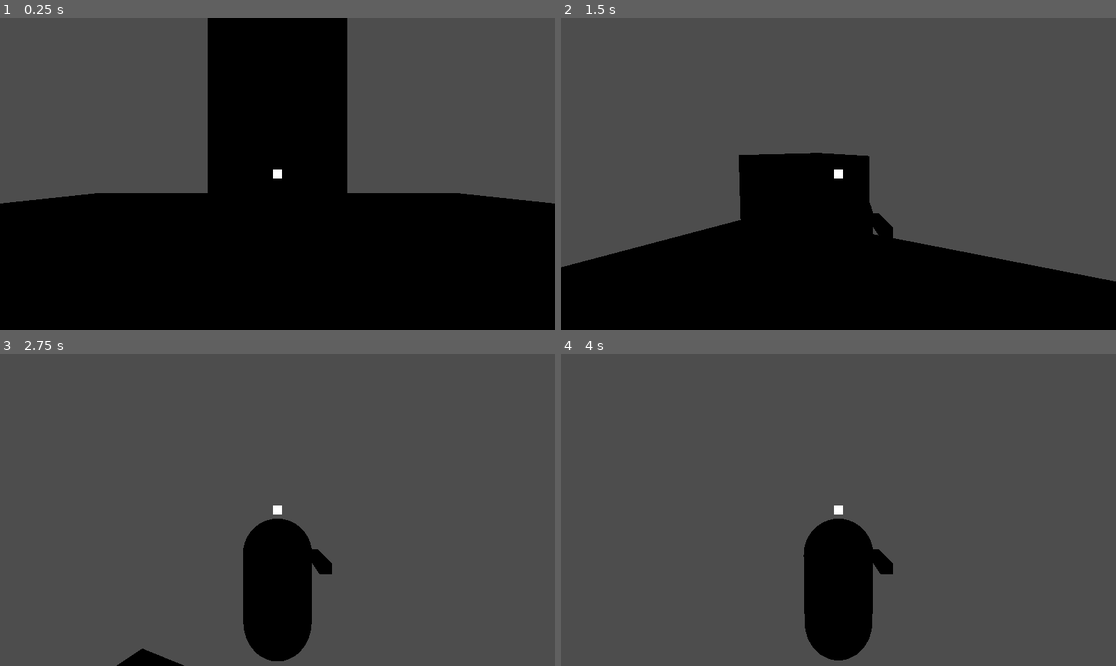
Above: before the commit, frames 1-4 (two rows, left to right).
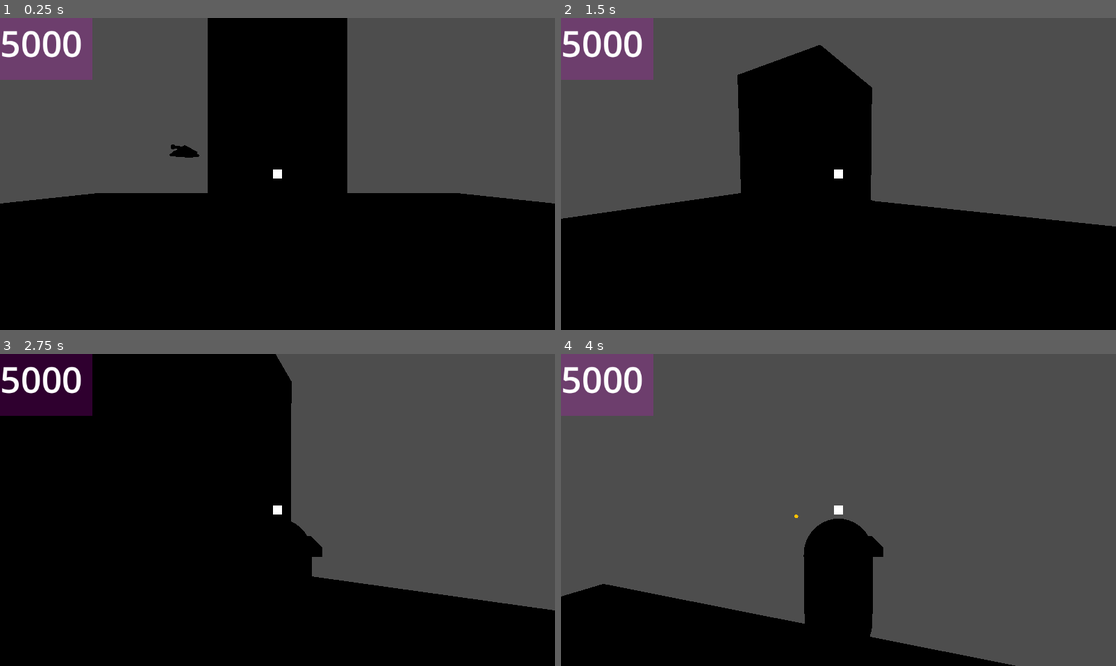
Above: after the commit, the same moments.

Repository: tnt4snivy/MechGame
Game: Godot game, scene res://scenes/test.tscn
Two runs of this game, one before a commit and one after it. Both use one fixed random seed, a clock stepped at 60 frames per second and the inputs below. The project has no main scene, so this scene is started directly.
Inputs (mouse positions are in pixels of both pictures, inside the frame that each line leads up to):
- Up to frame 1 (0.25 s): no input
- Up to frame 2 (1.5 s): move the mouse to (960, 158) at 0.52 s; hold D (right) 0.53-1.28 s; hold Space (boost) 0.53-1.28 s; tap Shift (jump) at 0.77 s; click (960, 158) at 0.8 s; move the mouse to (810, 174) at 1.27 s; hold W (forward) from 1.28 s (still down); click (810, 174) at 1.35 s
- Up to frame 3 (2.75 s): keep holding W (forward); tap Shift (jump) at 1.52 s; tap Space (boost) at 1.55 s; move the mouse to (288, 503) at 2.02 s; hold Space (boost) from 2.03 s (still down); click (288, 503) at 2.3 s
- Up to frame 4 (4 s): keep holding W (forward); move the mouse to (832, 516) at 2.77 s; release Space (boost) at 2.78 s; click (832, 516) at 2.85 s; tap Shift (jump) at 3.02, 3.77 s; tap Space (boost) at 3.05 s; move the mouse to (877, 513) at 3.52 s; hold Space (boost) from 3.53 s (still down); click (877, 513) at 3.8 s

The runs differ from the first frame. In frame 1, 3.4% of the frame differs, in the area x 0-36%, y 0-45%; in frame 2, 20%; in frame 3, 59%, in the area x 0-100%, y 0-100%; in frame 4, 14%.

Commit message:
added tab=nk enemy with model

Diff:
--- /dev/null
+++ b/TankEnemy.gd
@@ -0,0 +1,85 @@
+extends CharacterBody3D
+
+enum State{
+	IDLE,
+	COMBAT
+}
+
+@onready var player=get_parent().get_node("Player")
+var bullet=load("res://scenes/bullet.tscn")
+
+var bullet_instance
+
+@onready var gun=$blockbench_export/Node/gun
+@onready var end_of_gun=$blockbench_export/Node/gun/EndOfGun
+@onready var nav = $NavigationAgent3D
+
+
+@export var health=20
+@export var speed=3.5
+
+var current_state=State.IDLE
+var whatHitMe
+var accel=20
+
+var gravity = ProjectSettings.get_setting("physics/3d/default_gravity")
+
+func _physics_process(delta):
+	var direction=Vector3()
+	if not is_on_floor():
+		velocity.y -= gravity*delta
+	match  current_state:
+		State.IDLE:
+			idle()
+		State.COMBAT:
+			combat()
+			nav.target_position=player.global_position
+			direction=nav.get_next_path_position()-global_position
+			direction=direction.normalized()
+			velocity=velocity.lerp(direction*speed, accel*delta)
+	move_and_slide()
+
+
+
+func idle():
+	#gun.rotation=Vector3(0,0,0)
+	$ShootTimer.stop()
+
+func combat():
+	self.look_at(player.global_position)
+	self.rotation.x=0
+	gun.look_at(player.global_position, Vector3.UP)
+	gun.rotation.x-=deg_to_rad(90)
+	#gun.rotation.z=0
+	if $ShootTimer.is_stopped():
+		shoot()
+		$ShootTimer.start()
+
+
+
+func _on_player_detector_body_entered(body):
+	if body.is_in_group("Player"):
+		current_state=State.COMBAT
+
+
+func _on_player_detector_body_exited(body):
+	if body.is_in_group("Player"):
+		current_state=State.IDLE
+
+func shoot():
+	bullet_instance=bullet.instantiate()
+	bullet_instance.position=end_of_gun.global_position
+	bullet_instance.transform.basis=end_of_gun.global_transform.basis
+	get_parent().add_child(bullet_instance)
+
+func _on_shoot_timer_timeout():
+	shoot()
+
+
+func _on_hurtbox_area_entered(area):
+	whatHitMe=area.get_parent()
+	if whatHitMe.is_in_group("Projectiles") and whatHitMe!=self:
+		health-=whatHitMe.damage
+		print("ow")
+	if health==0:
+		queue_free()
--- a/scenes/bullet.gd
+++ b/scenes/bullet.gd
@@ -1,6 +1,7 @@
 extends Node3D
 
 const SPEED=20
+@export var damage=5
 
 func _process(delta):
 	position+= transform.basis * Vector3(0,0, -SPEED) *delta
--- a/scenes/bullet.tscn
+++ b/scenes/bullet.tscn
@@ -15,7 +15,7 @@
 [sub_resource type="SphereShape3D" id="SphereShape3D_u31o8"]
 radius = 0.2
 
-[node name="Bullet" type="Node3D"]
+[node name="Bullet" type="Node3D" groups=["Projectiles"]]
 script = ExtResource("1_uo6v4")
 
 [node name="MeshInstance3D" type="MeshInstance3D" parent="."]
--- a/scenes/player.gd
+++ b/scenes/player.gd
@@ -7,11 +7,15 @@
 var BOOST_ACCELERATION=0.5
 var HORIZONTAL_BOOST_SPEED=2
 var bullet_instance
+var whatHitMe
+
+@export var HP=50
 
 @onready var pivot=$CameraOrigin
 @onready var sens=0.1
 @onready var gun = $CameraOrigin/SpringArm3D/Camera3D/Gun
 @onready var gun_barrel = $CameraOrigin/SpringArm3D/Camera3D/Gun/gunBarrel
+@onready var hp_label = $CameraOrigin/SpringArm3D/Camera3D/UI/HP
 
 
 var bullet=load("res://scenes/bullet.tscn")
@@ -42,7 +46,11 @@
 
 	if Input.is_action_pressed("boost"):
 		if not is_on_floor():
-			velocity.y+=BOOST_ACCELERATION
+			velocity.y+=BOOST_ACCELERATION/2
+			velocity.y=clamp(velocity.y, 0, MAX_BOOST_POWER)
+			SPEED+=HORIZONTAL_BOOST_SPEED/2
+		elif velocity.x==0 and velocity.z==0:
+			velocity.y+=BOOST_ACCELERATION/2
 			velocity.y=clamp(velocity.y, 0, MAX_BOOST_POWER)
 			SPEED+=HORIZONTAL_BOOST_SPEED/2
 		else:
@@ -71,3 +79,13 @@
 			get_parent().add_child(bullet_instance)
 
 	move_and_slide()
+
+
+
+func _on_hurtbox_area_entered(area):
+	whatHitMe=area.get_parent()
+	if whatHitMe.is_in_group("Projectiles") and whatHitMe!=self:
+		HP-=whatHitMe.damage
+		hp_label.text=str(HP*100)
+	if HP==0:
+		queue_free()
--- a/scenes/player.tscn
+++ b/scenes/player.tscn
@@ -16,7 +16,9 @@
 [sub_resource type="BoxMesh" id="BoxMesh_fp1bn"]
 material = SubResource("StandardMaterial3D_tgom4")
 
-[node name="Player" type="CharacterBody3D"]
+[sub_resource type="CapsuleShape3D" id="CapsuleShape3D_pdubj"]
+
+[node name="Player" type="CharacterBody3D" groups=["Player"]]
 script = ExtResource("1_tcipt")
 
 [node name="MeshInstance3D" type="MeshInstance3D" parent="."]
@@ -36,6 +38,7 @@
 transform = Transform3D(1, 0, 0, 0, 1, 0, 0, 0, 1, 0, 0, 3)
 
 [node name="Gun" type="Node3D" parent="CameraOrigin/SpringArm3D/Camera3D"]
+transform = Transform3D(0.999848, 0.000913388, 0.0174285, 0, 0.99863, -0.052336, -0.0174524, 0.052328, 0.998477, 0, 0, -0.325575)
 
 [node name="MeshInstance3D" type="MeshInstance3D" parent="CameraOrigin/SpringArm3D/Camera3D/Gun"]
 transform = Transform3D(0.168895, 0, 0, 0, 0.145053, 0, 0, 0, 1, 0.648227, -0.790803, -3.22718)
@@ -52,7 +55,7 @@
 grow_horizontal = 2
 grow_vertical = 2
 
-[node name="ColorRect" type="ColorRect" parent="CameraOrigin/SpringArm3D/Camera3D/UI"]
+[node name="Crosshair" type="ColorRect" parent="CameraOrigin/SpringArm3D/Camera3D/UI"]
 layout_mode = 1
 anchors_preset = 8
 anchor_left = 0.5
@@ -65,3 +68,23 @@
 offset_bottom = 10.0
 grow_horizontal = 2
 grow_vertical = 2
+
+[node name="ColorRect" type="ColorRect" parent="CameraOrigin/SpringArm3D/Camera3D/UI"]
+layout_mode = 0
+offset_right = 192.0
+offset_bottom = 128.0
+color = Color(1, 0, 1, 0.184314)
+
+[node name="HP" type="RichTextLabel" parent="CameraOrigin/SpringArm3D/Camera3D/UI"]
+layout_mode = 0
+offset_right = 192.0
+offset_bottom = 128.0
+theme_override_font_sizes/normal_font_size = 75
+text = "5000"
+
+[node name="Hurtbox" type="Area3D" parent="."]
+
+[node name="CollisionShape3D" type="CollisionShape3D" parent="Hurtbox"]
+shape = SubResource("CapsuleShape3D_pdubj")
+
+[connection signal="area_entered" from="Hurtbox" to="." method="_on_hurtbox_area_entered"]
--- /dev/null
+++ b/scenes/tank_enemy.tscn
@@ -0,0 +1,53 @@
+[gd_scene load_steps=6 format=3 uid="uid://4wn416bav7iu"]
+
+[ext_resource type="Script" path="res://TankEnemy.gd" id="1_hmxt1"]
+[ext_resource type="PackedScene" uid="uid://w460tb4vfh2q" path="res://models/tank.gltf" id="2_nb3b3"]
+
+[sub_resource type="BoxShape3D" id="BoxShape3D_mbvd8"]
+size = Vector3(1.3, 1, 2)
+
+[sub_resource type="SphereShape3D" id="SphereShape3D_ln52f"]
+radius = 15.0
+
+[sub_resource type="BoxShape3D" id="BoxShape3D_l4mr4"]
+size = Vector3(1.3, 0.9, 1.8)
+
+[node name="TankEnemy" type="CharacterBody3D"]
+script = ExtResource("1_hmxt1")
+speed = 3.0
+
+[node name="CollisionShape3D" type="CollisionShape3D" parent="."]
+transform = Transform3D(1, 0, 0, 0, 1, 0, 0, 0, 1, 0, 0.498412, 0)
+shape = SubResource("BoxShape3D_mbvd8")
+
+[node name="playerDetector" type="Area3D" parent="."]
+
+[node name="CollisionShape3D" type="CollisionShape3D" parent="playerDetector"]
+shape = SubResource("SphereShape3D_ln52f")
+
+[node name="ShootTimer" type="Timer" parent="."]
+wait_time = 1.5
+
+[node name="Hurtbox" type="Area3D" parent="."]
+
+[node name="CollisionShape3D" type="CollisionShape3D" parent="Hurtbox"]
+transform = Transform3D(1, 0, 0, 0, 1, 0, 0, 0, 1, 0, 0.490194, -0.00488651)
+shape = SubResource("BoxShape3D_l4mr4")
+
+[node name="NavigationAgent3D" type="NavigationAgent3D" parent="."]
+
+[node name="blockbench_export" parent="." instance=ExtResource("2_nb3b3")]
+transform = Transform3D(2000, 0, 0, 0, 2000, 0, 0, 0, 2000, 0, 0, 0)
+
+[node name="gun" parent="blockbench_export/Node" index="3"]
+transform = Transform3D(1, 0, 0, 0, 0, 1, 0, -1, 0, 2.72599e-21, 0.000357143, -0.000404762)
+
+[node name="EndOfGun" type="Marker3D" parent="blockbench_export/Node/gun" index="0"]
+transform = Transform3D(0.000333333, 0, 0, 0, 0, -0.000333333, 0, 0.000333333, 0, -2.72599e-21, 0.000174176, -4.76392e-06)
+
+[connection signal="body_entered" from="playerDetector" to="." method="_on_player_detector_body_entered"]
+[connection signal="body_exited" from="playerDetector" to="." method="_on_player_detector_body_exited"]
+[connection signal="timeout" from="ShootTimer" to="." method="_on_shoot_timer_timeout"]
+[connection signal="area_entered" from="Hurtbox" to="." method="_on_hurtbox_area_entered"]
+
+[editable path="blockbench_export"]
--- a/scenes/test.tscn
+++ b/scenes/test.tscn
@@ -1,6 +1,17 @@
-[gd_scene load_steps=6 format=3 uid="uid://dclxejxebkw1v"]
+[gd_scene load_steps=8 format=3 uid="uid://dclxejxebkw1v"]
 
 [ext_resource type="PackedScene" uid="uid://bvy6e3vd4m8fv" path="res://scenes/player.tscn" id="1_24tqo"]
+[ext_resource type="PackedScene" uid="uid://4wn416bav7iu" path="res://scenes/tank_enemy.tscn" id="2_cgncu"]
+
+[sub_resource type="BoxMesh" id="BoxMesh_c0fqy"]
+size = Vector3(5, 10, 5)
+
+[sub_resource type="ConcavePolygonShape3D" id="ConcavePolygonShape3D_p8cme"]
+data = PackedVector3Array(-2.5, 5, 2.5, 2.5, 5, 2.5, -2.5, -5, 2.5, 2.5, 5, 2.5, 2.5, -5, 2.5, -2.5, -5, 2.5, 2.5, 5, -2.5, -2.5, 5, -2.5, 2.5, -5, -2.5, -2.5, 5, -2.5, -2.5, -5, -2.5, 2.5, -5, -2.5, 2.5, 5, 2.5, 2.5, 5, -2.5, 2.5, -5, 2.5, 2.5, 5, -2.5, 2.5, -5, -2.5, 2.5, -5, 2.5, -2.5, 5, -2.5, -2.5, 5, 2.5, -2.5, -5, -2.5, -2.5, 5, 2.5, -2.5, -5, 2.5, -2.5, -5, -2.5, 2.5, 5, 2.5, -2.5, 5, 2.5, 2.5, 5, -2.5, -2.5, 5, 2.5, -2.5, 5, -2.5, 2.5, 5, -2.5, -2.5, -5, 2.5, 2.5, -5, 2.5, -2.5, -5, -2.5, 2.5, -5, 2.5, 2.5, -5, -2.5, -2.5, -5, -2.5)
+
+[sub_resource type="NavigationMesh" id="NavigationMesh_bqpnc"]
+vertices = PackedVector3Array(-19.5, 0.6, -19.5, -19.5, 0.6, 19.5, 19.5, 0.6, 19.5, 19.5, 0.6, -19.5)
+polygons = [PackedInt32Array(3, 2, 0), PackedInt32Array(0, 2, 1)]
 
 [sub_resource type="BoxMesh" id="BoxMesh_olw5h"]
 size = Vector3(40, 0.3, 40)
@@ -8,33 +19,34 @@
 [sub_resource type="ConcavePolygonShape3D" id="ConcavePolygonShape3D_ur3s0"]
 data = PackedVector3Array(-20, 0.15, 20, 20, 0.15, 20, -20, -0.15, 20, 20, 0.15, 20, 20, -0.15, 20, -20, -0.15, 20, 20, …(464 unchanged characters)…
 
-[sub_resource type="BoxMesh" id="BoxMesh_c0fqy"]
-size = Vector3(5, 10, 5)
-
-[sub_resource type="ConcavePolygonShape3D" id="ConcavePolygonShape3D_p8cme"]
-data = PackedVector3Array(-2.5, 5, 2.5, 2.5, 5, 2.5, -2.5, -5, 2.5, 2.5, 5, 2.5, 2.5, -5, 2.5, -2.5, -5, 2.5, 2.5, 5, -2.5, -2.5, 5, -2.5, 2.5, -5, -2.5, -2.5, 5, -2.5, -2.5, -5, -2.5, 2.5, -5, -2.5, 2.5, 5, 2.5, 2.5, 5, -2.5, 2.5, -5, 2.5, 2.5, 5, -2.5, 2.5, -5, -2.5, 2.5, -5, 2.5, -2.5, 5, -2.5, -2.5, 5, 2.5, -2.5, -5, -2.5, -2.5, 5, 2.5, -2.5, -5, 2.5, -2.5, -5, -2.5, 2.5, 5, 2.5, -2.5, 5, 2.5, 2.5, 5, -2.5, -2.5, 5, 2.5, -2.5, 5, -2.5, 2.5, 5, -2.5, -2.5, -5, 2.5, 2.5, -5, 2.5, -2.5, -5, -2.5, 2.5, -5, 2.5, 2.5, -5, -2.5, -2.5, -5, -2.5)
-
 [node name="test" type="Node3D"]
-
-[node name="geometry" type="Node3D" parent="."]
-
-[node name="MeshInstance3D" type="MeshInstance3D" parent="geometry"]
-mesh = SubResource("BoxMesh_olw5h")
-skeleton = NodePath("../..")
-
-[node name="StaticBody3D" type="StaticBody3D" parent="geometry/MeshInstance3D"]
-
-[node name="CollisionShape3D" type="CollisionShape3D" parent="geometry/MeshInstance3D/StaticBody3D"]
-shape = SubResource("ConcavePolygonShape3D_ur3s0")
-
-[node name="MeshInstance3D2" type="MeshInstance3D" parent="geometry"]
-transform = Transform3D(1, 0, 0, 0, 1, 0, 0, 0, 1, 0, 3.90461, -6.77896)
-mesh = SubResource("BoxMesh_c0fqy")
-
-[node name="StaticBody3D" type="StaticBody3D" parent="geometry/MeshInstance3D2"]
-
-[node name="CollisionShape3D" type="CollisionShape3D" parent="geometry/MeshInstance3D2/StaticBody3D"]
-shape = SubResource("ConcavePolygonShape3D_p8cme")
 
 [node name="Player" parent="." instance=ExtResource("1_24tqo")]
 transform = Transform3D(1, 0, 0, 0, 1, 0, 0, 0, 1, 0, 1, 0)
+
+[node name="TankEnemy" parent="." instance=ExtResource("2_cgncu")]
+transform = Transform3D(-0.866025, 0, 0.5, 0, 1, 0, -0.5, 0, -0.866025, -7.95946, 4.09241, -14.4684)
+
+[node name="MeshInstance3D2" type="MeshInstance3D" parent="."]
+transform = Transform3D(1, 0, 0, 0, 1, 0, 0, 0, 1, 0, 3.90461, -6.77896)
+mesh = SubResource("BoxMesh_c0fqy")
+skeleton = NodePath("../NavigationRegion3D/geometry")
+
+[node name="StaticBody3D" type="StaticBody3D" parent="MeshInstance3D2"]
+
+[node name="CollisionShape3D" type="CollisionShape3D" parent="MeshInstance3D2/StaticBody3D"]
+shape = SubResource("ConcavePolygonShape3D_p8cme")
+
+[node name="NavigationRegion3D" type="NavigationRegion3D" parent="."]
+navigation_mesh = SubResource("NavigationMesh_bqpnc")
+
+[node name="geometry" type="Node3D" parent="NavigationRegion3D"]
+
+[node name="MeshInstance3D" type="MeshInstance3D" parent="NavigationRegion3D/geometry"]
+mesh = SubResource("BoxMesh_olw5h")
+skeleton = NodePath("../../..")
+
+[node name="StaticBody3D" type="StaticBody3D" parent="NavigationRegion3D/geometry/MeshInstance3D"]
+
+[node name="CollisionShape3D" type="CollisionShape3D" parent="NavigationRegion3D/geometry/MeshInstance3D/StaticBody3D"]
+shape = SubResource("ConcavePolygonShape3D_ur3s0")
Not shown, added: models/tank.gltf
Not shown, added: models/tank.gltf.import
Binary file added: models/tank_0.png
Not shown, added: models/tank_0.png.import
Not shown: 1 places in scenes/player.tscn that only renumber resources
